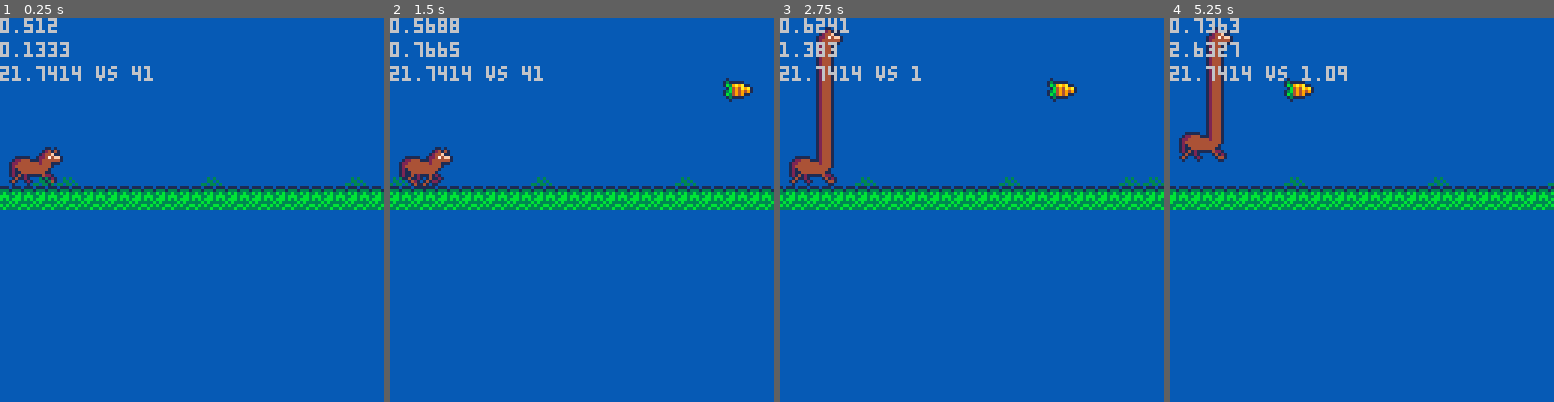
Above: before the commit, frames 1-4 (left to right).
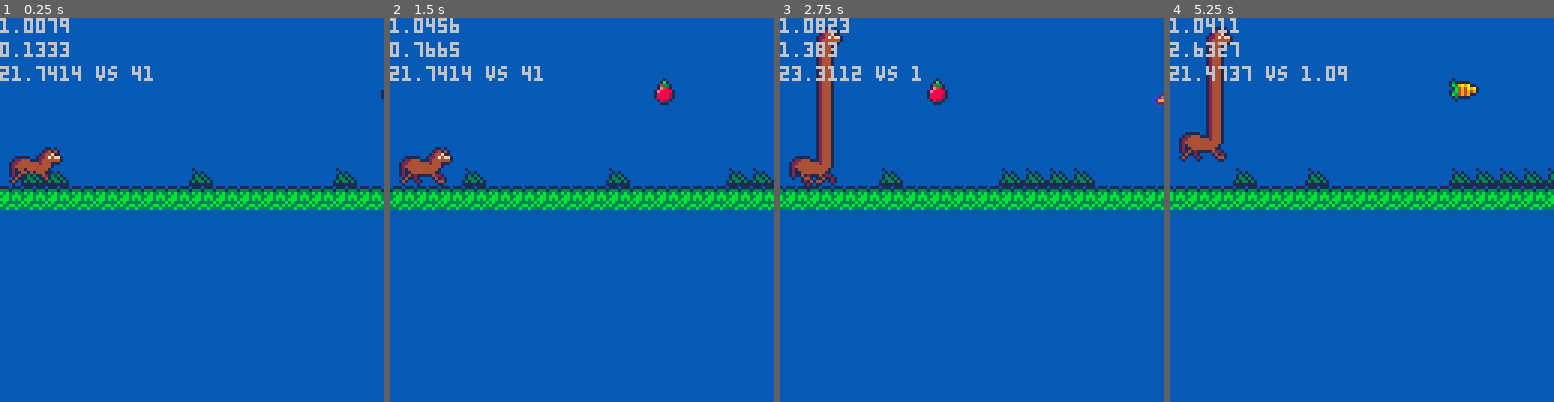
Above: after the commit, the same moments.

Repository: HarryCroke/Horse-Jam-Game
Game: PICO-8 cartridge hoorse.p8
The game is run twice, just before and just after one commit, with the same random seed, the same clock (stepped at 60 frames per second) and the same inputs.
Inputs:
- Up to frame 1 (0.25 s): no input
- Up to frame 2 (1.5 s): no input
- Up to frame 3 (2.75 s): hold Right 1.6-2.1 s; hold Up 2.15-2.42 s; hold Right from 2.47 s (still down)
- Up to frame 4 (5.25 s): release Right at 3.03 s; hold Left 3.08-3.58 s; hold Down 3.63-3.97 s; hold Right 4.02-4.68 s; hold Up 4.73-5.03 s; hold Left from 5.08 s (still down)

The runs differ from the first frame. In frame 1, 3.1% of the frame differs, in the area x 0-100%, y 0-50%; in frame 2, 5.6%; in frame 3, 2.3%; in frame 4, 6.0%.

Commit message:
Fixed spawing bug

Diff:
--- a/hoorse.p8
+++ b/hoorse.p8
@@ -18,10 +18,10 @@
     animation_frames = 10
 
     x_position = 0
-    x_velocity = 0.5
+    x_velocity = 1
     over_velocity = 0
-    x_acceleration = 0.0015
-    max_x_velocity = 5
+    x_acceleration = 0.001
+    max_x_velocity = 6
 
     run_button = 4
 
@@ -31,23 +31,14 @@
 
     debug = ""
 
-    -- item = {
-    --     x = 0,
-    --     y = 0,
-    --     spr = 0,
-    --     type = "null",
-    --     effect = 1,
-    --     w = 4,
-    --     h = 4
-    -- }
-
     horse = {x = 4, y = 40, w = 16, h = 16}
 
-    carrot = {spr = 12, effect = "perm", value = 0.3, w = 4, h = 6}
+    carrot = {spr = 12, effect = "perm", value = 1.1, w = 4, h = 6}
     apple = {spr = 13, effect = "temp", value = 1.5, w = 4, h = 8}
     cash = {spr = 14, effect = "points", value = 0.5, w = 4, h = 4}
-
-    random_items = {carrot, apple}
+    bird = {spr = 11, effect = "perm", value = 0.9, w = 4, h = 6, outline = 2}
+
+    random_items = {carrot, apple, bird}
     distance_till_item = 1
 
     -- create_item(carrot, 40)
@@ -82,16 +73,29 @@
 --     add(item{nx, ny, nspr, ntype, neffect})
 -- end
 
-function create_item(nitem, ny)
+function create_item(item, ny)
+
+    local nitem = new(item)
+
     nitem.y = ny
     nitem.x = 136
+    nitem.outline = nitem.outline or 1
     add(items, nitem)
+end
+
+function new(item)
+    local nitem = {}
+    for key, value in pairs(item) do
+        nitem[key] = value
+    end
+
+    return nitem
 end
 
 function spawn_random_item()
     distance_till_item -= x_velocity + over_velocity
     if distance_till_item <= 0 then
-        distance_till_item = 150
+        distance_till_item = 75
         create_item(rnd(random_items), rnd(20) + 20)
     end
 end
@@ -99,6 +103,10 @@
 function update_item()
     for i in all(items) do
         i.x -= (x_velocity + over_velocity)
+        if i.x < -8 then del(items, i) end
+    end
+
+    for i in all(items) do
         if(collide_object(i)) then
             item_effect(i)
             del(items, i)
@@ -107,14 +115,15 @@
 end
 
 function item_effect(i)
-    if(i.effect == "perm") then x_velocity += i.value end
+    if(i.effect == "perm") then x_velocity *= i.value end
     if(i.effect == "temp") then over_velocity += i.value end
 end
 
 function collide_object(i)
     debug = i.y .. " vs " .. horse.y
-    if flr(i.x) > horse.x + horse.w or flr(i.x+i.w) < horse.x + horse.w/2 then return false end
+    if flr(i.x) > horse.x + horse.w or flr(i.x+i.w) < horse.x then return false end
     if i.y < horse.y or i.y + i.h > height + 8 then return false end
+
     return true
 end
 
@@ -131,9 +140,9 @@
     end
 
     x_position -= x_velocity + over_velocity
-    if x_position < -64 then
-        x_position = 0
-    end
+    -- if x_position < -64 then
+    --     x_position = 0
+    -- end
 
     timer += 1/60
 end
@@ -179,7 +188,7 @@
 
 function draw_items()
     for i in all(items) do
-        spr_out(i.spr, i.x, i.y, 1, 1)
+        spr_out(i.spr, i.x, i.y, 1, 1,i.outline)
         spr(i.spr, i.x, i.y)
         -- draw_hitbox(i)
     end
@@ -210,13 +219,23 @@
   spr(n,x,y,w,h,flip_x,flip_y)
 end
 
+function draw_map()
+    --map(0, 0, x_position, 0, 32, 32)
+    for i=0,1 do
+        --map(0,0,i*128-x_position%128,0,16,16)
+        map(0,0,(-i*512+x_position%512),0,64,16)
+    end
+end
+
 function _draw()
     --poke(0x5f2c, 3) -- 64x64
     animate_horse()
+
     cls(12)
+
     draw_items()
     draw_horse()
-    map(0, 0, x_position, 0, 32, 32)
+    draw_map()
     print(x_velocity)
     print(timer,0,8)
     print(debug,0,16)
@@ -231,12 +250,12 @@
 __gfx__
 0000000000000000000000000244400001110111000000006666666600000000000000000000000000000000000000003000000000b0000003bb330000000000
 000000000000000000000000000000001333133300000000666666660000000000000000000000000000000000000000b39a9a00043300003b33b30000000000
-007007000000000000000000000000003b3b33b3000000006666666600000000000000000000000000000000000000000b494a9a0e48000033bb300000000000
-0007700000000000000000000000000033bb3bbb000000006666666600000000000000000000000000000000000000003b494949e88880000000000000000000
-000770000000000000000000000000003bbb3b3b00000000666666660000000000000000000000000000000000000000b3494900888820000000000000000000
-00700700000000000000000000000000b3b333330030300066666666000000000000000000000000000000000000000003000000888820000000000000000000
-000000000000000000000000000000003b33bb3b0033030066666666000000000000000000000000000000000000000000000000082200000000000000000000
-00000000022444000000000000000000333b33b33303303066666666000000000000000000000000000000000000000000000000000000000000000000000000
+007007000000000000000000000000003b3b33b301000000666666660000000000000000000000000000000000d000000b494a9a0e48000033bb300000000000
+0007700000000000000000000000000033bb3bbb0010100066666666000000000000000000000000000000000d8666663b494949e88880000000000000000000
+000770000000000000000000000000003bbb3b3b01313100666666660000000000000000000000000000000099677760b3494900888820000000000000000000
+00700700000000000000000000000000b3b333330133131066666666000000000000000000000000000000000007777003000000888820000000000000000000
+000000000000000000000000000000003b33bb3b1313313166666666000000000000000000000000000000000000777000000000082200000000000000000000
+00000000022444000000000000000000333b33b31111111166666666000000000000000000000000000000000000000000000000000000000000000000000000
 00000000224444444444400000000000000000000000000000000000000000000000000000000000000000000000000000000000000000000000000000000000
 00000000244444444444400000000000000000000000000000000000000000000000000000000000000000000000000000000000000000000000000000000000
 00000000204444444444000000000000000000000000000000000000000000000000000000000000000000000000000000000000000000000000000000000000
@@ -262,11 +281,11 @@
 04002000442000000000204044000200000000000000000000000000000000000000000000000000000000000000000000000000444444000040200004002000
 00000000002000000000020000000000000000000000000000000000000000000000000000000000000000000000000000000000400404000040200004002000
 __map__
-0000000000000000000000000000000000000000000000000000000000000000000000000000000000000000000000000000000000000000000000000000000000000000000000000000000000000000000000000000000000000000000000000000000000000000000000000000000000000000000000000000000000000000
-0000000000000000000000000000000000000000000000000000000000000000000000000000000000000000000000000000000000000000000000000000000000000000000000000000000000000000000000000000000000000000000000000000000000000000000000000000000000000000000000000000000000000000
-0000000000000000000000000000000000000000000000000000000000000000000000000000000000000000000000000000000000000000000000000000000000000000000000000000000000000000000000000000000000000000000000000000000000000000000000000000000000000000000000000000000000000000
-0000000000000000000000000000000000000000000000000000000000000000000000000000000000000000000000000000000000000000000000000000000000000000000000000000000000000000000000000000000000000000000000000000000000000000000000000000000000000000000000000000000000000000
-0000000000000000000000000000000000000000000000000000000000000000000000000000000000000000000000000000000000000000000000000000000000000000000000000000000000000000000000000000000000000000000000000000000000000000000000000000000000000000000000000000000000000000
-0000000000000000000000000000000000000000000000000000000000000000000000000000000000000000000000000000000000000000000000000000000000000000000000000000000000000000000000000000000000000000000000000000000000000000000000000000000000000000000000000000000000000000
-0000050500000000000500000000000500000000050505050000000500000500000000000505050505050000000505000000000000000000000000000000000000000000000000000000000000000000000000000000000000000000000000000000000000000000000000000000000000000000000000000000000000000000
-0404040404040404040404040404040404040404040404040404040404040404040404040404040404040404040404040000000000000000000000000000000000000000000000000000000000000000000000000000000000000000000000000000000000000000000000000000000000000000000000000000000000000000
+0000000000000000000000000000000000000000000000000000000000000000000000000000000000000000000000000000000000000000000000000000000600000000000000000000000000000000000000000000000000000000000000000000000000000000000000000000000000000000000000000000000000000000
+0000000000000000000000000000000000000000000000000000000000000000000000000000000000000000000000000000000000000000000000000000000600000000000000000000000000000000000000000000000000000000000000000000000000000000000000000000000000000000000000000000000000000000
+0000000000000000000000000000000000000000000000000000000000000000000000000000000000000000000000000000000000000000000000000000000600000000000000000000000000000000000000000000000000000000000000000000000000000000000000000000000000000000000000000000000000000000
+0000000000000000000000000000000000000000000000000000000000000000000000000000000000000000000000000000000000000000000000000000000600000000000000000000000000000000000000000000000000000000000000000000000000000000000000000000000000000000000000000000000000000000
+0000000000000000000000000000000000000000000000000000000000000000000000000000000000000000000000000000000000000000000000000000000600000000000000000000000000000000000000000000000000000000000000000000000000000000000000000000000000000000000000000000000000000000
+0000000000000000000000000000000000000000000000000000000000000000000000000000000000000000000000000000000000000000000000000000000600000000000000000000000000000000000000000000000000000000000000000000000000000000000000000000000000000000000000000000000000000000
+0000050500000000000500000000000500000000050505050000000500000500000000000505050505050000000505000000000000000000000000000000000600000000000000000000000000000000000000000000000000000000000000000000000000000000000000000000000000000000000000000000000000000000
+0404040404040404040404040404040404040404040404040404040404040404040404040404040404040404040404040404040404040404040404040404040400000000000000000000000000000000000000000000000000000000000000000000000000000000000000000000000000000000000000000000000000000000
